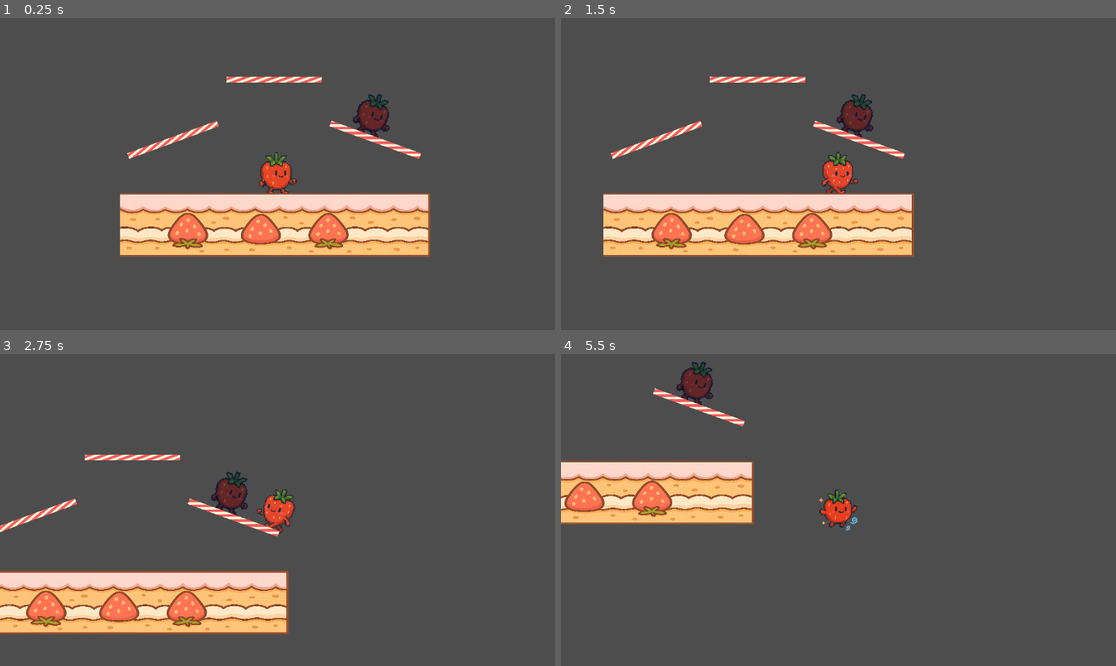
Above: before the commit, frames 1-4 (two rows, left to right).
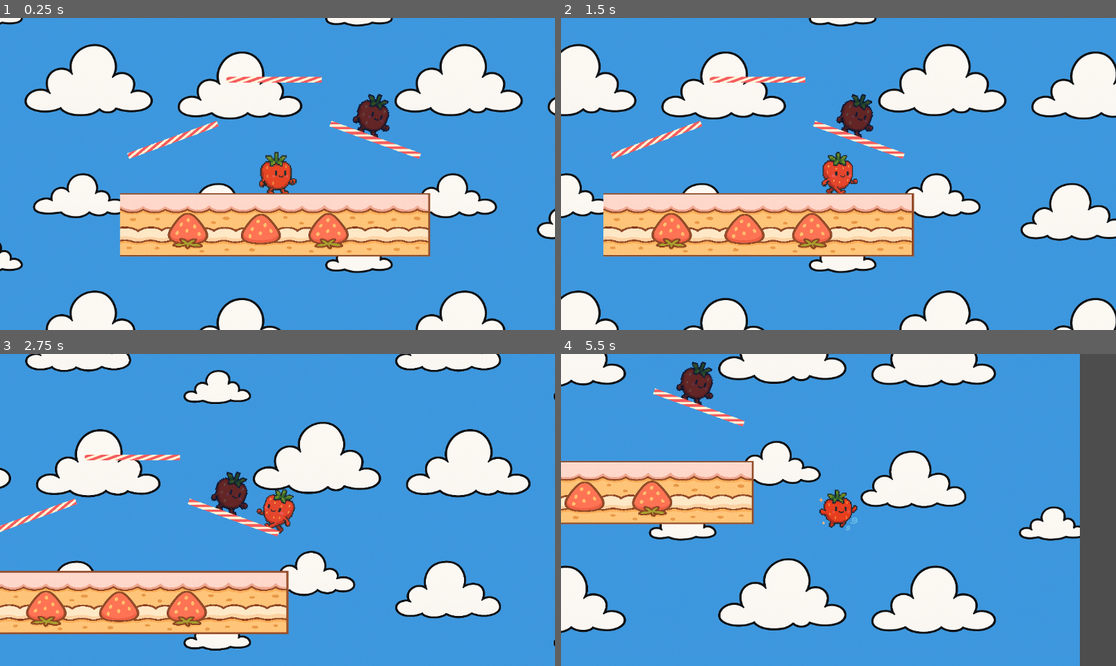
Above: after the commit, the same moments.

Repository: ktarrant/shortcake
Game: Godot game, scene res://scenes/main/Main.tscn
Two runs of this game, one before a commit and one after it. Both use one fixed random seed, a clock stepped at 60 frames per second and the inputs below.
Inputs:
- Up to frame 1 (0.25 s): no input
- Up to frame 2 (1.5 s): tap Enter at 0.5 s; hold Right (move_right) from 0.53 s (still down); tap D (attack) at 0.6 s; tap Up (jump) at 0.77 s; tap S (shield) at 1.35 s
- Up to frame 3 (2.75 s): tap Up (jump) at 1.52 s; release Right (move_right) at 2.03 s; hold Left (move_left) from 2.03 s (still down); tap D (attack) at 2.1 s
- Up to frame 4 (5.5 s): release Left (move_left) at 2.78 s; hold Right (move_right) 2.78-4.28 s; tap S (shield) at 2.85, 4.35 s; tap Up (jump) at 3.02, 3.77, 4.52 s; tap D (attack) at 3.6, 5.1 s; hold Left (move_left) 4.28-5.03 s; hold Right (move_right) from 5.03 s (still down)

The runs differ from the first frame. In frame 1, 86% of the frame differs, in the area x 0-100%, y 0-100%; in frame 2, 86%; in frame 3, 87%; in frame 4, 85%.

Commit message:
add background image

Diff:
--- a/scenes/main/Main.tscn
+++ b/scenes/main/Main.tscn
@@ -1,9 +1,10 @@
-[gd_scene load_steps=9 format=3 uid="uid://b1medohf0ugns"]
+[gd_scene load_steps=10 format=3 uid="uid://b1medohf0ugns"]
 
 [ext_resource type="Script" uid="uid://dvxdmn76sxxto" path="res://scripts/Main.gd" id="1_gyg6b"]
 [ext_resource type="PackedScene" uid="uid://dqq4w7fimk4gi" path="res://scenes/player/Player.tscn" id="2_dc040"]
 [ext_resource type="Texture2D" uid="uid://86e6g2oit01l" path="res://assets/sprites/platforms/platform.png" id="3_1rhdn"]
 [ext_resource type="Texture2D" uid="uid://i8xfni3e47dn" path="res://assets/sprites/platforms/cane.png" id="4_sjxhf"]
+[ext_resource type="Texture2D" uid="uid://8orck21hf6kr" path="res://assets/backgrounds/background.png" id="5_dc040"]
 
 [sub_resource type="RectangleShape2D" id="1"]
 size = Vector2(1270, 256)
@@ -110,4 +111,13 @@
 position = Vector2(5, -2937)
 shape = SubResource("RectangleShape2D_r0du0")
 
+[node name="Sprite2D" type="Sprite2D" parent="."]
+z_index = -2
+texture_repeat = 2
+position = Vector2(-2, -322)
+texture = ExtResource("5_dc040")
+offset = Vector2(0, -400)
+region_enabled = true
+region_rect = Rect2(0, 0, 4000, 3300)
+
 [connection signal="body_entered" from="DeathZone" to="." method="_on_DeathZone_body_entered"]
Binary file added: assets/backgrounds/background.png
Not shown, added: assets/backgrounds/background.png.import
